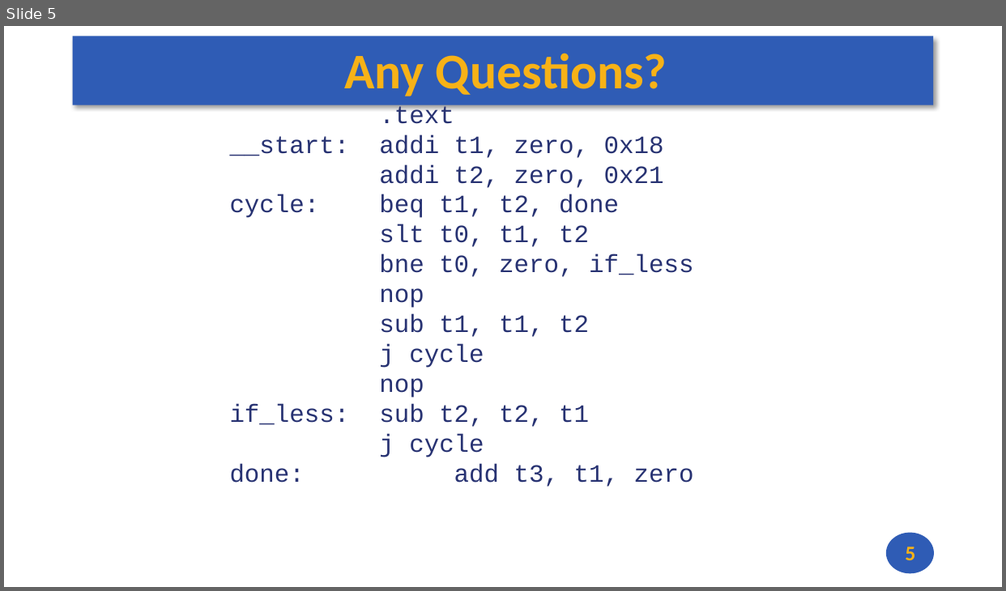
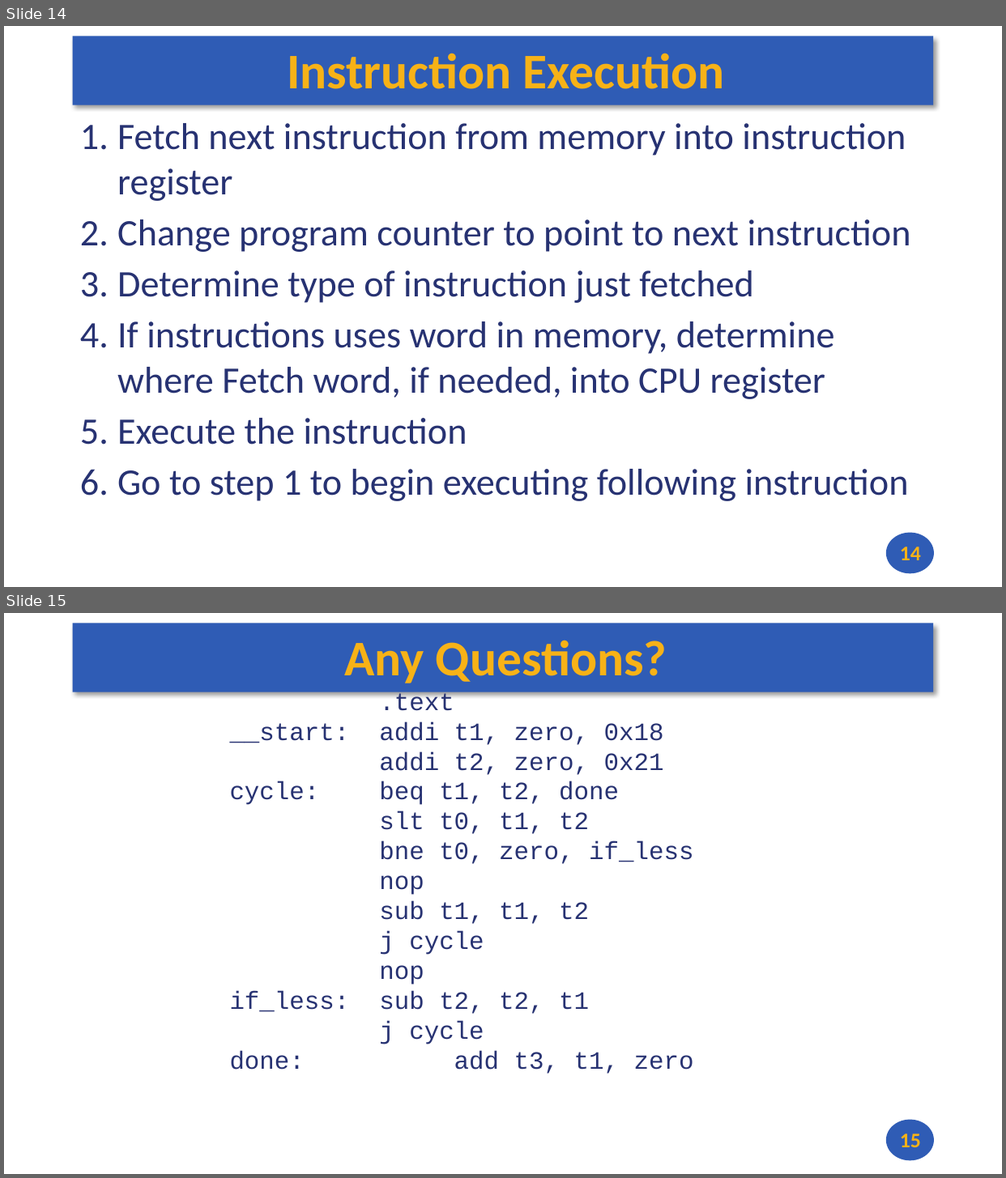
Before and after one commit to andrewt0301/hse-acos-course, a slide deck: docs/part1ca/03_CPU/CA_Lecture_03.pptx. Shown one above the other, each under a label of ours: slide 5 before the commit, slides 14 and 15 after it. The pictures are 1006x591 and 1006x1178 pixels, drawn with LibreOffice and Linux fonts; fonts in the diff are those of the drawing. Boxes give left, top, right and bottom in pixels: in the first picture for what was removed or moved away, otherwise in the second. Text is boxed around its words. In the diff, an @@ line names an element or a change of style, - is before the commit and + after.

```diff
--- a/docs/part1ca/03_CPU/CA_Lecture_03.pptx
+++ b/docs/part1ca/03_CPU/CA_Lecture_03.pptx
@@ slide 14 added at (4,26,1002,587), background #FFFFFF; not listed: 2 template elements that a slide beside it also shows @@
@@ title added at (287,53,725,89), 48 pt, text #F7B217, bold @@
+Instruction Execution
@@ text added at (117,123,911,501), 36 pt, text #273272 @@
+1. Fetch next instruction from memory into instruction register
+2. Change program counter to point to next instruction
+3. Determine type of instruction just fetched
+4. If instructions uses word in memory, determine where Fetch word, if needed, into CPU register
+5. Execute the instruction
+6. Go to step 1 to begin executing following instruction
@@ page number added at (900,547,921,561), 20 pt, text #F7B217, bold @@
+14
@@ what was slide 5 is now slide 15 @@
@@ page number at (900,1134,921,1148): text changed @@
-5
+15
```
Also in this commit, not shown: 2 slides changed, 11 other slides added, 2 slides removed, 2 other files.
